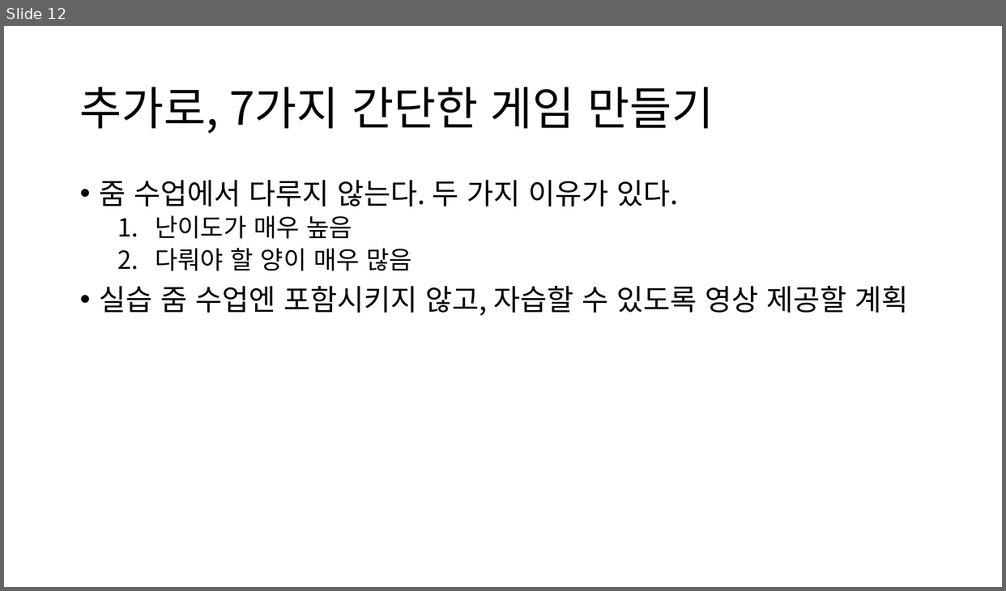
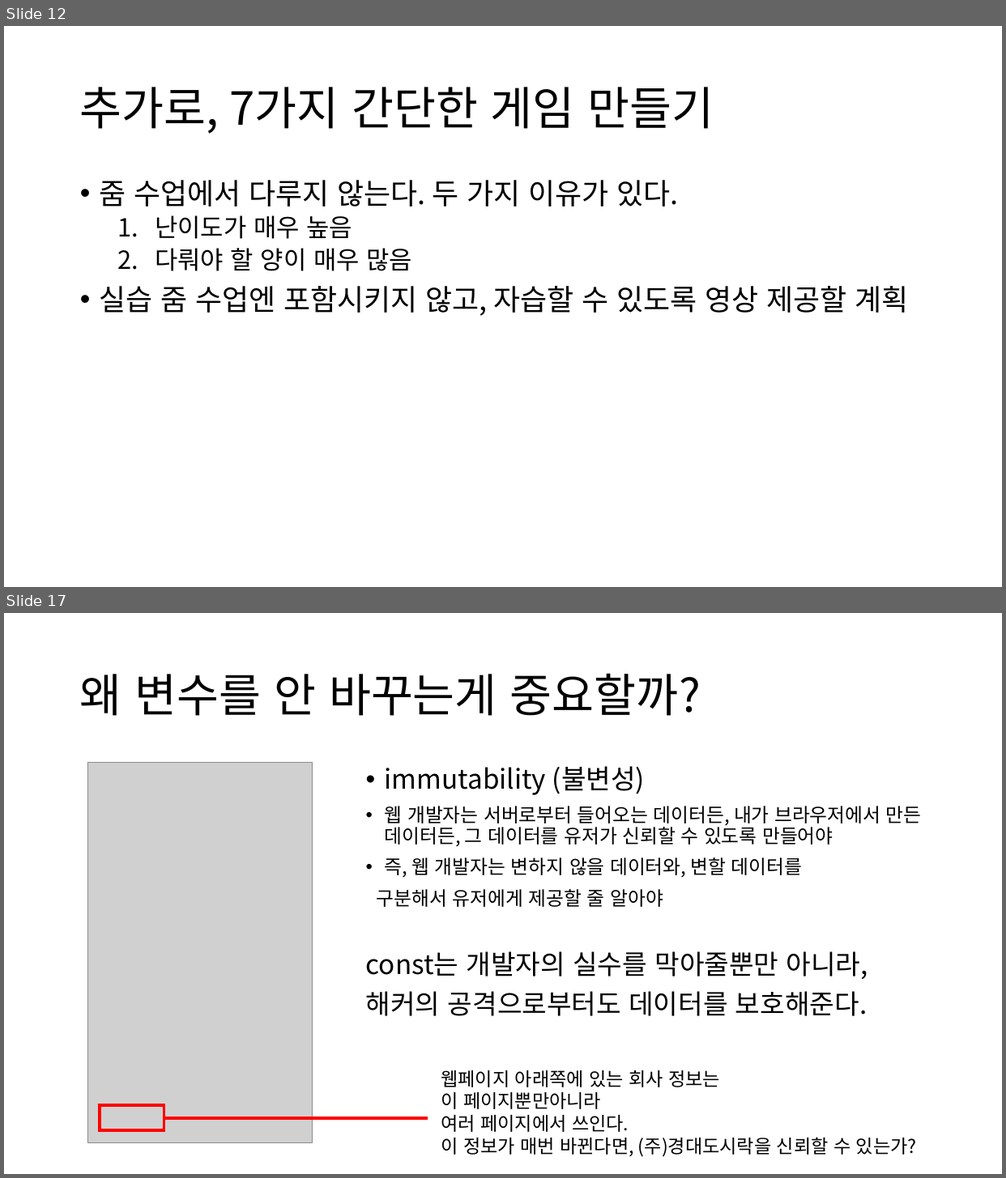
Before and after one commit to GNUCSAssistants/2021webprogramming, a slide deck: 수업/5. JavaScript (1)/PPT/5. JavaScript (1).pptx. Shown one above the other, each under a label of ours: slide 12 before the commit, slides 12 and 17 after it; the slides between them are not shown. The pictures are 1006x591 and 1006x1178 pixels, drawn with LibreOffice and Linux fonts; fonts in the diff are those of the drawing; grey boxes stand for pictures. Boxes give left, top, right and bottom in pixels: in the first picture for what was removed or moved away, otherwise in the second. Text is boxed around its words. In the diff, an @@ line names an element or a change of style, - is before the commit and + after.

```diff
--- a/수업/5. JavaScript (1)/PPT/5. JavaScript (1).pptx
+++ b/수업/5. JavaScript (1)/PPT/5. JavaScript (1).pptx
@@ slide 17 added at <box>4,613,1002,1174</box>, background #FFFFFF @@
@@ title added at <box>80,673,701,716</box>, 44 pt, text #000000 @@
+왜 변수를 안 바꾸는게 중요할까?
@@ picture added at <box>88,763,313,1144</box> @@
@@ text added at <box>366,766,922,1016</box>, 18.5 pt, text #000000 @@
+• immutability (불변성)
+• 웹 개발자는 서버로부터 들어오는 데이터든, 내가 브라우저에서 만든 데이터든, 그 데이터를 유저가 신뢰할 수 있도록 만들어야
+• 즉, 웹 개발자는 변하지 않을 데이터와, 변할 데이터를
+구분해서 유저에게 제공할 줄 알아야
+const는 개발자의 실수를 막아줄뿐만 아니라,
+해커의 공격으로부터도 데이터를 보호해준다.
@@ text added at <box>441,1071,917,1157</box>, 18 pt, text #000000 @@
+웹페이지 아래쪽에 있는 회사 정보는
+이 페이지뿐만아니라
+여러 페이지에서 쓰인다.
+이 정보가 매번 바뀐다면, (주)경대도시락을 신뢰할 수 있는가?
@@ rectangle added at <box>99,1105,164,1131</box>, outline #FF0000 3 pt @@
@@ line added from (164, 1118) to (428, 1118), #FF0000 3 pt @@
```
Also in this commit, not shown: 1 slide changed, 28 other slides added, 1 other file.
